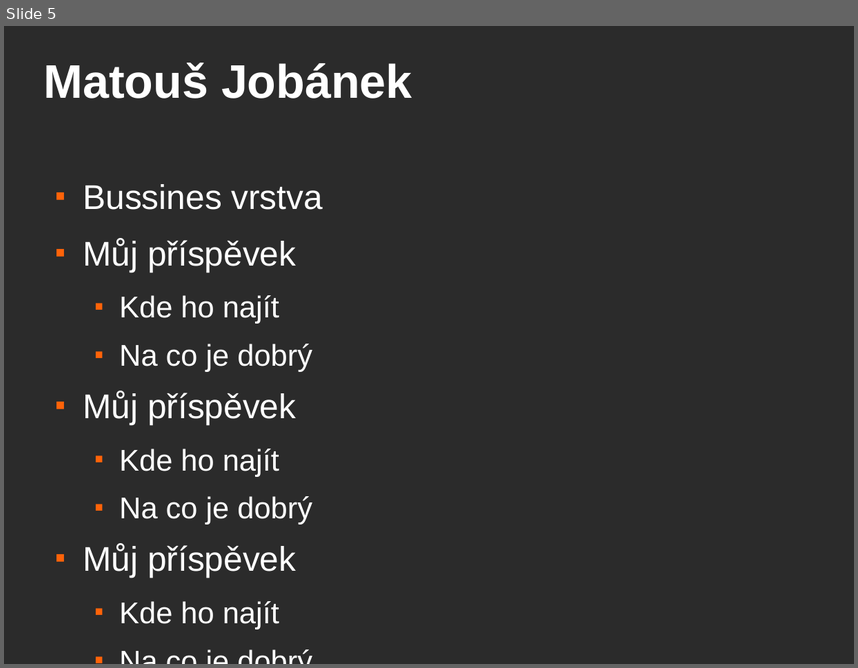
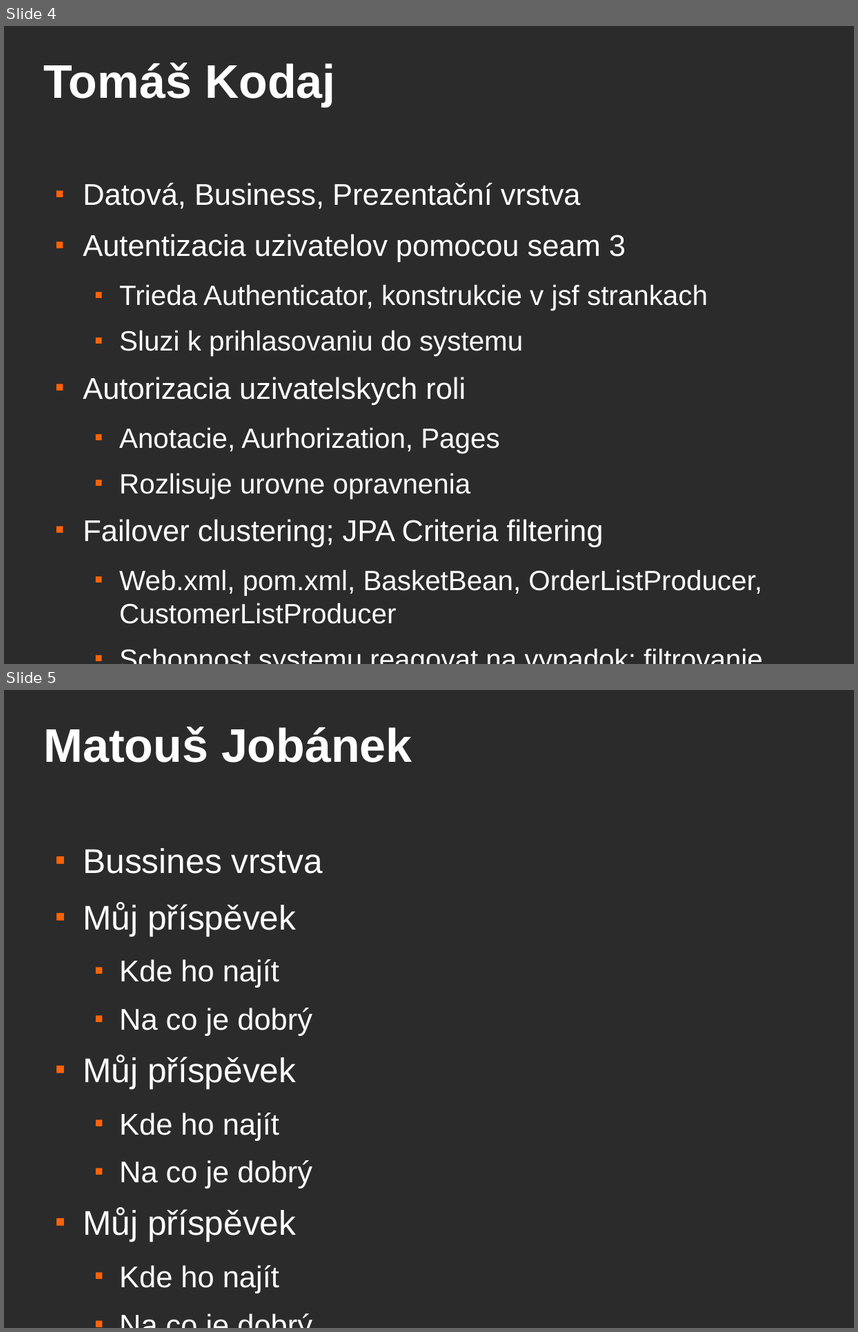
Before and after one commit to pkremens/pv243-eshop, a slide deck: jboss-presentation.odp. Shown one above the other, each under a label of ours: slide 5 before the commit, slides 4 and 5 after it. The pictures are 858x668 and 858x1332 pixels, drawn with LibreOffice and Linux fonts; fonts in the diff are those of the drawing; background and template pictures are left out; a plain dark background stands for a picture behind light text. Boxes give left, top, right and bottom in pixels: in the first picture for what was removed or moved away, otherwise in the second. Text is boxed around its words. In the diff, an @@ line names an element or a change of style, - is before the commit and + after.

```diff
--- a/jboss-presentation.odp
+++ b/jboss-presentation.odp
@@ slide 4 added at (4,26,854,664), background picture (left out) @@
@@ title added at (43,63,335,107), 44 pt, text #FFFFFF, bold @@
+Tomáš Kodaj
@@ text added at (83,183,762,624), 26 pt, text #FFFFFF @@
+■ Datová, Business, Prezentační vrstva
+■ Autentizacia uzivatelov pomocou seam 3
+  ■ Trieda Authenticator, konstrukcie v jsf strankach
+  ■ Sluzi k prihlasovaniu do systemu
+■ Autorizacia uzivatelskych roli
+  ■ Anotacie, Aurhorization, Pages
+  ■ Rozlisuje urovne opravnenia
+■ Failover clustering; JPA Criteria filtering
+  ■ Web.xml, pom.xml, BasketBean, OrderListProducer, CustomerListProducer
+  ■ Schopnost systemu reagovat na vypadok; filtrovanie
```
Also in this commit, not shown: 1 slide changed, 1 slide removed, 1 other file.
